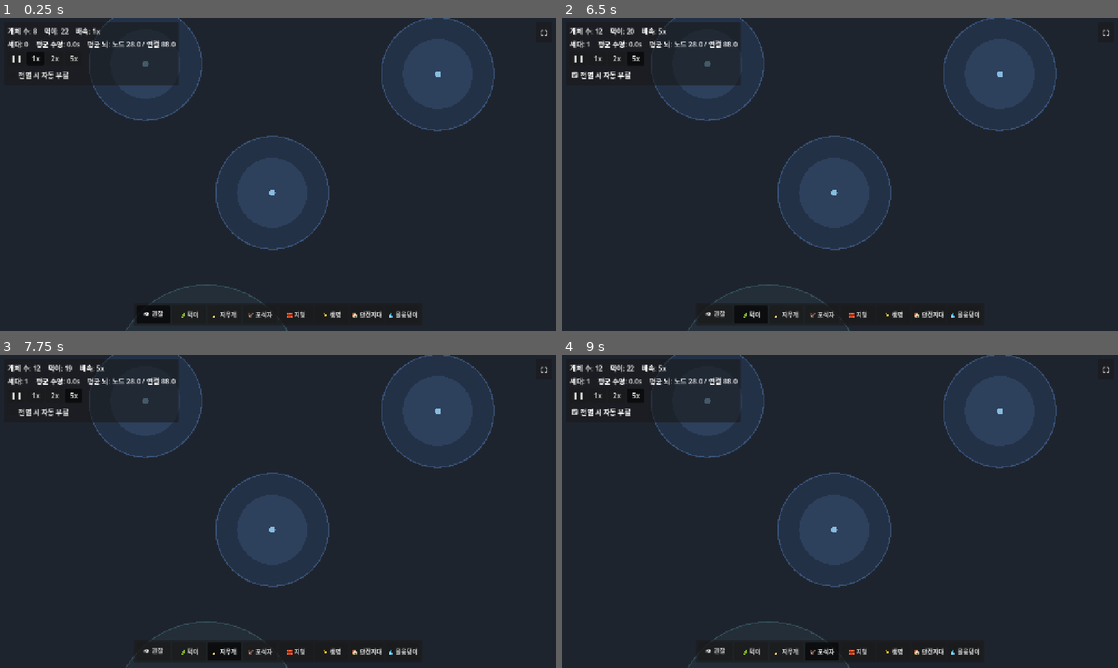
Above: before the commit, frames 1-4 (two rows, left to right).
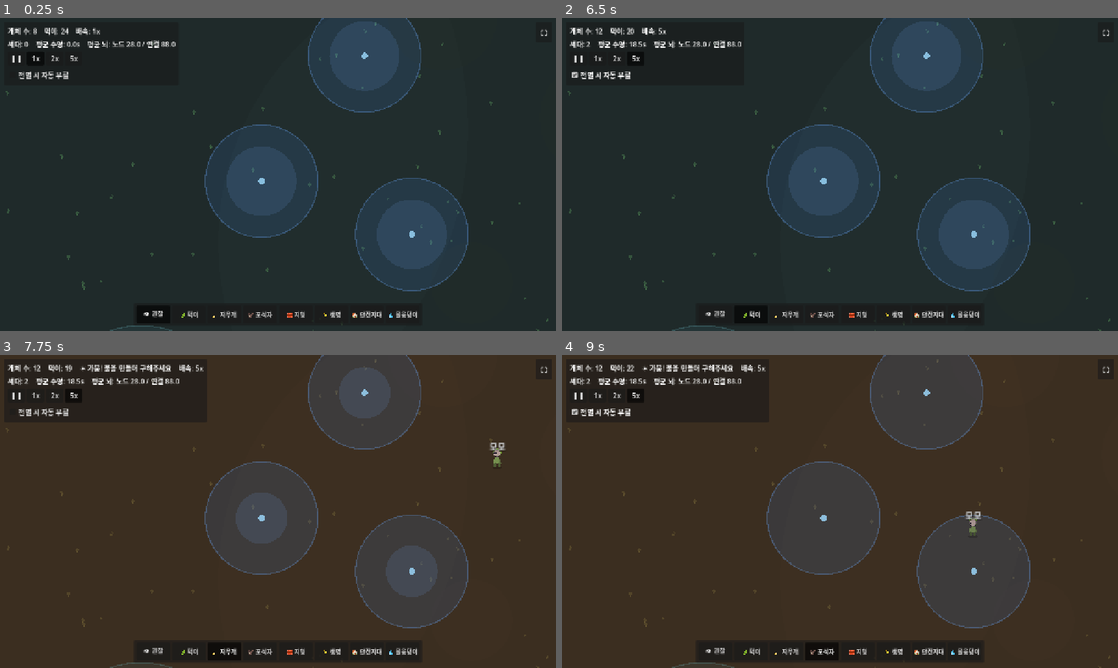
Above: after the commit, the same moments.

Repository: MoriochoRadio/mindlings
Game: Godot game, scene res://scenes/Main.tscn
The game is run twice, just before and just after one commit, with the same random seed, the same clock (stepped at 60 frames per second) and the same inputs.
Inputs:
- Up to frame 1 (0.25 s): no input
- Up to frame 2 (6.5 s): click "❚❚" at 0.5 s; click "1x" at 1.25 s; click "2x" at 2 s; click "5x" at 2.75 s; click "전멸 시 자동 부활" at 3.5 s; click "⛶" at 4.25 s; click "👁 관찰" at 5 s; click "🍃 먹이" at 5.75 s
- Up to frame 3 (7.75 s): click "전멸 시 자동 부활" at 6.5 s; click "🧹 지우개" at 7.25 s
- Up to frame 4 (9 s): click "전멸 시 자동 부활" at 8 s; click "🦅 포식자" at 8.75 s

The runs differ from the first frame. In frame 1, 13% of the frame differs, in the area x 1-99%, y 0-100%; in frame 2, 14%; in frame 3, 89%; in frame 4, 90%, in the area x 0-100%, y 0-100%.

Commit message:
feat(PC게임화 1차): 작은사람 캐릭터·초원 배경·열매·가뭄 위기 + 개발 하네스
"조잡한 플래시게임"에서 벗어나기 위한 비주얼·콘텐츠 대개편.

비주얼:
- 캐릭터: 색 원 2개 → 진짜 '작은 사람'(머리·눈·표정·옷·팔·다리·그림자 + 걷기 애니).
  몸이 이동방향으로 눕던 것 제거(rotation 미적용), 방향은 좌우 뒤집기(_face)로만.
  감정(배고픔·두려움·만족)이 눈·입·자세로, 유전 hue가 옷·머리카락 색으로 드러남.
- 배경: 단색 → 초원(짙은 청록 + 빛 웅덩이 + 흙 패치 + 풀 다발 150). 가뭄엔 시든 갈색.
- 먹이: 마름모 → 잎 달린 빨간 열매(하이라이트, 약간의 색 다양성).

콘텐츠:
- 가뭄 위기 루프: 주기적으로 물웅덩이가 마르고, 플레이어가 물을 만들어 소수를 구해야 함
  (개입에 처음으로 의미가 생김 — 방향 1+2 '위기 속 돌봄'의 첫 프로토타입). 배경·HUD·토스트로 위기 가시화.

개발 하네스(env, 프로덕션 무영향):
- MINDLINGS_SHOT: 지정 프레임 뒤 뷰포트를 PNG 저장(시각 반복을 눈으로 확인).
- MINDLINGS_CAM_ZOOM / CAM_FOCUS: 스크린샷 카메라 줌·개체 포커스.

Co-Authored-By: Claude Opus 4.8 <noreply@anthropic.com>

Diff:
--- a/scripts/Creature.gd
+++ b/scripts/Creature.gd
@@ -180,6 +180,8 @@
 var _nudge_timer: float = 0.0          # >0이면 탈출 넛지 중
 var _nudge_dir: Vector2 = Vector2.ZERO # 탈출 방향(열린 쪽)
 var _color_step: int = -1              # 에너지→색 양자화 단계(바뀔 때만 다시 그림 — 성능)
+var _walk_phase: float = 0.0           # 걷기 애니메이션 위상(이동 중 증가 — 다리·팔·몸 흔들림)
+var _face: float = 1.0                 # 바라보는 방향(+1 오른쪽 / -1 왼쪽) — 몸은 안 눕고 좌우만 뒤집는다
 var _name_tag: NameTag = null          # 머리 위 이름표(소수를 개인으로)
 # 생애 내 학습(AI 정교화 2단계)
 var _prev_pred_near: float = 0.0       # 위협도 변화(탈출=보상, 접근=벌) 계산용
@@ -237,7 +239,8 @@
 	energy = minf(start_energy, max_energy)
 	water = minf(start_water, max_water)
 	_heading = randf() * TAU
-	rotation = _heading
+	_face = -1.0 if cos(_heading) < 0.0 else 1.0
+	# 몸은 회전시키지 않는다(작은 사람은 눕지 않는다) — 방향은 _face(좌우 뒤집기)로만 표현.
 	_stuck_ref = position
 	_update_color()  # 첫 그리기
 
@@ -251,18 +254,80 @@
 func _make_name() -> String:
 	return _NAME_SYL[randi() % _NAME_SYL.size()] + _NAME_SYL[randi() % _NAME_SYL.size()]
 
-## '작은 사람'(그레이박스): 몸통 + 머리. +x가 바라보는 방향(rotation=heading). 색은 유전 hue × 에너지.
+## '작은 사람': 머리·몸통·팔·다리·눈·표정 + 그림자 + 걷기 애니메이션. 몸은 눕지 않고(수직 고정),
+## 바라보는 방향은 좌우 뒤집기(_face)로만 표현. 옷=유전 hue×에너지, 머리=피부(배고프면 창백),
+## 머리카락=계보색. 감정(배고픔·두려움·만족)이 눈·입·자세로 드러난다(LEGIBILITY 기법6).
 func _draw() -> void:
-	var col: Color = body_color()
-	var outline := Color(0.0, 0.0, 0.0, 0.28)
-	draw_circle(Vector2(-1.0, 0.0), 6.0, col)                 # 몸통
-	draw_arc(Vector2(-1.0, 0.0), 6.0, 0.0, TAU, 18, outline, 1.0)
-	draw_circle(Vector2(5.2, 0.0), 3.6, col.lightened(0.18))  # 머리(앞쪽)
-	draw_arc(Vector2(5.2, 0.0), 3.6, 0.0, TAU, 14, outline, 1.0)
+	var e: float = clampf(energy / max_energy, 0.0, 1.0)
+	var threat: float = 0.0
+	if _last_sense.size() > BrainBuilder.IN_PRED_NEAR:
+		threat = _last_sense[BrainBuilder.IN_PRED_NEAR]
+	var moving: bool = _drive.length() > 0.15
+	var swing: float = sin(_walk_phase) if moving else 0.0        # 다리·팔 앞뒤 흔들
+	var bob: float = -absf(sin(_walk_phase * 2.0)) * 0.9 if moving else 0.0  # 걸을 때 몸 상하
+	var crouch: float = threat * 2.4                              # 위협 시 움츠림(아래로 웅크림)
+	var base_y: float = bob + crouch
+
+	var cloth: Color = body_color()                              # 옷(에너지로 채도·명도 변조)
+	var skin: Color = Color(0.98, 0.85, 0.72).lerp(Color(0.62, 0.55, 0.55), 1.0 - e)  # 배고프면 창백
+	var hair: Color = trait_color().darkened(0.35)              # 계보색 머리카락
+	var outline := Color(0.06, 0.05, 0.10, 0.5)
+
+	# 그림자(발밑, 눌린 타원). flip 전에 — 대칭이라 방향 무관.
+	draw_set_transform(Vector2(0.0, 9.5), 0.0, Vector2(1.0, 0.4))
+	draw_circle(Vector2.ZERO, 5.8, Color(0.0, 0.0, 0.0, 0.20))
+	# 바라보는 방향으로 좌우 뒤집기 — 이후 모든 파츠에 적용.
+	draw_set_transform(Vector2.ZERO, 0.0, Vector2(_face, 1.0))
+
+	var lsw: float = swing * 2.4
+	# 다리(두 개, 걷기 반대 위상)
+	draw_line(Vector2(-2.2, base_y + 3.5), Vector2(-2.2 + lsw, base_y + 9.0), cloth.darkened(0.35), 2.4)
+	draw_line(Vector2(2.2, base_y + 3.5), Vector2(2.2 - lsw, base_y + 9.0), cloth.darkened(0.35), 2.4)
+	# 뒤쪽 팔(몸 뒤, 살짝 어둡게)
+	draw_line(Vector2(-3.8, base_y - 0.5), Vector2(-4.6 - lsw * 0.7, base_y + 4.5), cloth.darkened(0.2), 2.0)
+	# 몸통(둥근 캡슐 = 옷)
+	_draw_capsule(Vector2(0.0, base_y + 0.5), 6.6, 8.5, cloth)
+	# 앞쪽 팔(살색 손 느낌)
+	draw_line(Vector2(3.6, base_y - 0.5), Vector2(4.4 + lsw * 0.7, base_y + 4.5), cloth, 2.0)
+	# 머리 + 머리카락
+	var head: Vector2 = Vector2(0.0, base_y - 8.5)
+	draw_circle(head + Vector2(0.0, -0.8), 5.2, hair)           # 머리카락(뒤통수)
+	draw_circle(head, 4.5, skin)                                # 얼굴
+	draw_arc(head, 4.5, 0.0, TAU, 18, outline, 1.0)
+	# 눈·표정(감정) — 앞쪽(+x)을 향해. flip으로 방향 자동 반영.
+	var eye_dark := Color(0.10, 0.08, 0.14)
+	if e < 0.28:
+		# 배고픔: 처진 눈(짧은 사선)
+		draw_line(head + Vector2(0.8, 0.4), head + Vector2(2.2, -0.2), eye_dark, 1.1)
+		draw_line(head + Vector2(2.6, 0.4), head + Vector2(3.8, -0.2), eye_dark, 1.1)
+	else:
+		var er: float = 0.95 + threat * 0.9                      # 두려우면 눈 커짐
+		draw_circle(head + Vector2(1.5, -0.3), er, eye_dark)
+		draw_circle(head + Vector2(3.3, -0.3), er, eye_dark)
+		if threat < 0.4:                                         # 눈 반짝(생기)
+			draw_circle(head + Vector2(1.8, -0.6), er * 0.35, Color(1, 1, 1, 0.85))
+			draw_circle(head + Vector2(3.6, -0.6), er * 0.35, Color(1, 1, 1, 0.85))
+	# 입
+	if threat > 0.45:
+		draw_circle(head + Vector2(2.4, 2.4), 1.2, Color(0.25, 0.12, 0.15))  # 놀라 벌린 입
+	elif e > 0.82:
+		draw_arc(head + Vector2(2.3, 1.8), 1.4, 0.15, PI - 0.15, 8, Color(0.35, 0.18, 0.2), 1.1)  # 미소
+	draw_set_transform(Vector2.ZERO, 0.0, Vector2.ONE)          # 변환 리셋(이후 그리기 정상화)
+
 	# 위험 경보 발신 고리(가독성 — 퍼지는 신호). 방출 직후 잠깐 커지며 옅어진다.
 	if _alarm_flash > 0.0:
 		var t: float = _alarm_flash / maxf(0.01, alarm_cue_duration)  # 1→0
-		draw_arc(Vector2.ZERO, lerpf(7.0, 20.0, 1.0 - t), 0.0, TAU, 20, Color(1.0, 0.55, 0.3, t), 2.0)
+		draw_arc(Vector2.ZERO, lerpf(9.0, 24.0, 1.0 - t), 0.0, TAU, 20, Color(1.0, 0.55, 0.3, t), 2.0)
+
+## 세로 캡슐(둥근 알약) — 몸통용. 위·아래 반원 + 가운데 사각.
+func _draw_capsule(c: Vector2, w: float, h: float, col: Color) -> void:
+	var hw: float = w * 0.5
+	var r: float = hw
+	var top: float = c.y - h * 0.5 + r
+	var bot: float = c.y + h * 0.5 - r
+	draw_circle(Vector2(c.x, top), r, col)
+	draw_circle(Vector2(c.x, bot), r, col)
+	draw_rect(Rect2(c.x - hw, top, w, bot - top), col)
 
 ## 렌더 색: 유전 hue(계보) + 에너지로 채도/명도 변조(배고프면 칙칙·어둡게 — 가독성 기법6).
 func body_color() -> Color:
@@ -411,14 +476,22 @@
 		_drive = _world.slide_at_bounds(position, _drive)
 	if _drive.length() > 0.01:
 		_heading = _drive.angle()
-		rotation = _heading
+		if absf(_drive.x) > 0.05:  # 좌우로 움직일 때만 바라보는 방향 갱신(위아래 이동엔 유지)
+			_face = -1.0 if _drive.x < 0.0 else 1.0
 
 	var desired: Vector2 = position + _drive * speed * delta
 	if _world != null:
 		desired = _world.resolve_move(position, desired)  # 벽을 통과 못 하고 따라 미끄러진다
 	position = desired.clamp(_bounds.position, _bounds.end)
 	_update_stuck(delta)  # 한 칸 오목한 곳 등에 끼면 열린 쪽으로 넛지
-	_update_color()
+	# 걷기 애니메이션: 이동 중이면 위상을 돌리고 매 프레임 다시 그린다(소수라 가벼움).
+	# 멈춰 있으면 상태(에너지 색)가 바뀔 때만 그린다(성능).
+	if _drive.length() > 0.15:
+		_walk_phase += delta * 11.0
+		_color_step = -999  # 다음 정지 시 색 강제 갱신
+		queue_redraw()
+	else:
+		_update_color()
 	if _name_tag != null:
 		_name_tag.global_position = global_position  # 이름표를 머리 위에 따라붙임
 
--- a/scripts/Food.gd
+++ b/scripts/Food.gd
@@ -8,6 +8,27 @@
 @export var energy_value: float = 35.0
 
 var _consumed: bool = false
+var _hue: float = 0.0  # 열매 색 약간의 다양성(붉은~자주 베리)
+
+func _ready() -> void:
+	# 씬의 옛 마름모(Polygon2D)를 숨기고, 코드로 둥근 열매를 그린다(비주얼 개선).
+	var body := get_node_or_null("Body")
+	if body != null:
+		(body as CanvasItem).visible = false
+	_hue = randf_range(0.94, 1.06)  # 0.94~1.0 붉은, >1 살짝 자주(fposmod로 순환)
+	queue_redraw()
+
+## 잎 달린 작은 열매 — 식물 군락에서 난 먹이. 붉은 베리 + 하이라이트 + 초록 잎.
+func _draw() -> void:
+	var berry: Color = Color.from_hsv(fposmod(_hue - 0.02, 1.0) * 0.02, 0.72, 0.9)
+	# 위 표현은 hue를 0 근처(빨강)로 눌러, _hue 변이만큼 살짝만 색이 갈린다.
+	berry = Color(0.86, 0.28, 0.34).lerp(Color(0.72, 0.24, 0.5), clampf(_hue - 0.94, 0.0, 1.0) * 4.0)
+	draw_circle(Vector2(0.0, 1.0), 4.6, berry.darkened(0.35))      # 그림자/밑동
+	draw_circle(Vector2(0.0, 0.0), 4.6, berry)                     # 열매 본체
+	draw_circle(Vector2(-1.4, -1.4), 1.5, berry.lightened(0.5))    # 하이라이트
+	# 초록 잎(꼭지)
+	draw_line(Vector2(0.0, -4.0), Vector2(0.0, -6.0), Color(0.3, 0.55, 0.32), 1.4)
+	draw_circle(Vector2(1.6, -5.4), 1.6, Color(0.36, 0.62, 0.36))
 
 ## 개체가 먹을 때 호출. 한 먹이는 한 번만 소비된다(동시 접촉 중복 방지).
 func consume() -> float:
--- a/scripts/HUD.gd
+++ b/scripts/HUD.gd
@@ -39,8 +39,9 @@
 		var heard: int = _world.get_alarm_reacting_count()
 		var heard_text: String = "    🗣️ 경보반응: %d" % heard if heard > 0 else ""
 		pred_text = "    포식자: %d    🏠 은신: %d (%d%%)%s" % [pred, sheltered, pct, heard_text]
-	_info_label.text = "개체 수: %d    먹이: %d%s    배속: %s" % [
-		pop, _world.get_food_count(), pred_text, _speed_text()]
+	var crisis: String = "    ☀️ 가뭄! 물을 만들어 구해주세요" if _world.is_drought() else ""
+	_info_label.text = "개체 수: %d    먹이: %d%s%s    배속: %s" % [
+		pop, _world.get_food_count(), pred_text, crisis, _speed_text()]
 	# 평균 뇌는 O(N×연결)이라 매 프레임 돌리지 않고 ~0.4초마다 갱신(성능).
 	_stats_accum += delta
 	if _stats_accum >= 0.4:
--- a/scripts/Main.gd
+++ b/scripts/Main.gd
@@ -5,3 +5,20 @@
 
 func _ready() -> void:
 	print("Mindlings — M3: 번식·진화 루프 가동. 개체를 클릭하면 그 아이의 생각과 뇌가 보인다.")
+	# 스크린샷 하네스(개발용): MINDLINGS_SHOT=경로 로 실행하면 지정 프레임 뒤 뷰포트를 PNG로
+	# 저장하고 종료한다. 시각 반복(캐릭터·배경 디자인)을 눈으로 확인하기 위한 도구. 평소엔 무영향.
+	var shot: String = OS.get_environment("MINDLINGS_SHOT")
+	if shot != "":
+		var frames: int = 120
+		var fenv: String = OS.get_environment("MINDLINGS_SHOT_FRAMES")
+		if fenv != "":
+			frames = int(fenv)
+		_capture_screenshot(shot, frames)
+
+func _capture_screenshot(path: String, frames: int) -> void:
+	for _i in frames:
+		await get_tree().process_frame
+	var img: Image = get_viewport().get_texture().get_image()
+	img.save_png(path)
+	print("[SHOT] saved %s" % path)
+	get_tree().quit()
--- a/scripts/World.gd
+++ b/scripts/World.gd
@@ -170,6 +170,18 @@
 ## 반드시 개체 sense_radius(기본 220) 이상이어야 3x3 조회로 충분하다.
 @export var grid_cell_size: float = 240.0
 
+@export_group("위기 이벤트 — 가뭄(재미 프로토타입)")
+## 재미 프로토타입(방향 1+2): '위기→개입→안도' 루프의 첫 검증. 주기적으로 가뭄이 와서 물웅덩이가
+## 마르고, 플레이어가 💧 물 도구로 새 물을 만들어 소수 캐릭터를 구해야 한다(개입에 처음으로 의미가 생김).
+## 재미 없으면 이 그룹만 들어내면 된다(격리 설계).
+@export var drought_enabled: bool = true
+## 평시(가뭄 사이) 지속 시간(초).
+@export var drought_calm_duration: float = 25.0
+## 가뭄 지속 시간(초). 이 동안 물웅덩이가 재생을 멈추고 증발한다.
+@export var drought_duration: float = 20.0
+## 가뭄 중 물웅덩이가 초당 잃는 수분(증발). regen_rate보다 커야 실제로 마른다.
+@export var drought_evaporation: float = 30.0
+
 @export_group("행동/AI")
 ## 매 틱 하드코딩 생존 보정(갈증 반사 드라이브 · 생활권 복귀 · 욕구 재확립 · 만족 사교)을 켜고 끈다.
 ## 2026-07-02 방향 C(docs/AI_DIAGNOSIS.md): 계측 결과 이 안전망은 불필요하며 오히려 채집·수명을
@@ -185,6 +197,10 @@
 @onready var _predators: Node2D = $Predators
 
 var _bounds: Rect2 = Rect2()
+
+# 배경 장식(정적) — 풀 다발·흙 패치 위치. _ready에서 한 번 생성해 _draw에서 재사용(깜빡임 방지).
+var _grass: Array[Vector2] = []
+var _patches: Array = []  # [{pos, radius}]
 
 # 위험 경보(소통 1단계). 개체가 위협을 직접 보면 자기 위치에 경보를 방출 → 시간 감쇠 → 주변이 듣는다.
 # 경보 수는 max_alarms로 캡되어(보통 수십 개) 직접 순회로 충분히 가볍다(별도 그리드 불필요).
@@ -233,6 +249,10 @@
 # 전멸 처리(M4-4). 실패 상태가 아니라 차분한 안내 + (선택)자동 부활.
 var _extinct: bool = false
 var _revive_accum: float = 0.0
+
+# 가뭄 위기(재미 프로토타입). 평시↔가뭄을 오가며 물을 마르게 해 '구조' 개입을 유발한다.
+var _drought_active: bool = false
+var _drought_timer: float = 0.0
 
 # 진단 하네스(환경변수 MINDLINGS_DIAG=1일 때만 활성 — 프로덕션 무영향).
 # 세 축(instinct_strength/survival_scaffolding/learning_enabled)을 env로 override하고,
@@ -261,6 +281,7 @@
 	add_to_group("world")
 	_bounds = Rect2(Vector2.ZERO, world_size)
 	_apply_diag_env()  # 스폰 전에 실험 파라미터를 override(진단 모드에서만)
+	_generate_decor()  # 배경 장식(풀·흙 패치) 위치를 한 번 생성
 	_spawn_initial()
 	if _diag and _diag_predators > 0:  # 진단: 포식 압력 조건(안전망 유무 × 포식자)
 		for i in _diag_predators:
@@ -327,17 +348,46 @@
 		print("[DIAG] DONE")
 		get_tree().quit()
 
-## 배경 → 벽 → 경계선 순으로 그린다(벽은 개체보다 아래에 깔린다). 로컬 좌표.
-## 벽은 바뀔 때만 다시 그린다(paint/erase 시 queue_redraw) — 매 프레임 비용 없음.
+## 배경 초원 → 흙 패치 → 풀 → 벽 → 경계선 순(모두 개체보다 아래). 정적이라 드물게만 다시 그린다
+## (가뭄 전환·벽 편집 시 queue_redraw). 매 프레임 비용 없음.
 func _draw() -> void:
-	draw_rect(_bounds, Color(0.12, 0.14, 0.18), true)
-	var wall_col := Color(0.34, 0.31, 0.38)       # 차분한 돌빛(은은하게)
+	var dry: bool = _drought_active
+	# 베이스: 평시엔 짙은 초원 청록, 가뭄엔 메마른 황갈빛(위기가 한눈에).
+	var bg: Color = Color(0.22, 0.17, 0.12) if dry else Color(0.11, 0.15, 0.15)
+	draw_rect(_bounds, bg, true)
+	# 부드러운 빛 웅덩이(개활지 느낌 — 밋밋한 단색 탈피). 큰 반투명 밝은 원 두 곳.
+	var glow: Color = Color(0.28, 0.22, 0.15, 0.18) if dry else Color(0.16, 0.22, 0.22, 0.22)
+	draw_circle(_bounds.position + _bounds.size * Vector2(0.35, 0.42), _bounds.size.x * 0.34, glow)
+	draw_circle(_bounds.position + _bounds.size * Vector2(0.72, 0.62), _bounds.size.x * 0.28, glow)
+	# 흙 패치(옅은 얼룩 — 지면 질감).
+	var patch_col: Color = Color(0.26, 0.20, 0.14, 0.28) if dry else Color(0.14, 0.18, 0.15, 0.35)
+	for p in _patches:
+		draw_circle(p.pos, p.radius, patch_col)
+	# 풀 다발(작은 세 잎). 가뭄엔 시든 갈색으로.
+	var grass_col: Color = Color(0.42, 0.36, 0.20, 0.5) if dry else Color(0.28, 0.46, 0.30, 0.55)
+	for g in _grass:
+		if not _cell_blocked(g):
+			draw_line(g, g + Vector2(-1.6, -4.5), grass_col, 1.0)
+			draw_line(g, g + Vector2(0.2, -5.5), grass_col, 1.0)
+			draw_line(g, g + Vector2(1.8, -4.2), grass_col, 1.0)
+	# 벽(돌빛)
+	var wall_col := Color(0.34, 0.31, 0.38)
 	var edge_col := Color(0.42, 0.39, 0.47, 0.6)
 	for cell in _walls:
 		var r := Rect2(cell.x * wall_cell, cell.y * wall_cell, wall_cell, wall_cell)
 		draw_rect(r, wall_col, true)
 		draw_rect(r, edge_col, false, 1.0)
+	# 월드 경계선
 	draw_rect(_bounds, Color(0.30, 0.35, 0.42), false, 2.0)
+
+## 배경 장식 위치를 한 번 생성(정적). 풀 다발과 흙 패치를 월드에 흩뿌린다.
+func _generate_decor() -> void:
+	_grass.clear()
+	_patches.clear()
+	for i in 150:
+		_grass.append(_random_point())
+	for i in 10:
+		_patches.append({"pos": _random_point(), "radius": randf_range(40.0, 90.0)})
 
 func _spawn_initial() -> void:
 	# 먼저 식물 군락을 심는다(각 군락은 _ready에서 주변에 먹이를 즉시 채운다).
@@ -472,6 +522,8 @@
 func _process(delta: float) -> void:
 	if _diag:
 		_diag_tick(delta)
+	else:
+		_update_drought(delta)
 	_accumulate_predator_stats(delta)
 	_check_extinction(delta)
 	_herd_repel_cooldown = maxf(0.0, _herd_repel_cooldown - delta)
@@ -483,6 +535,37 @@
 	_check_accum = 0.0
 	_check_structure_milestone()
 	_check_lifespan_milestone()
+
+## 가뭄 위기 사이클: 평시↔가뭄을 타이머로 오간다. 전환 순간을 토스트로 알리고 배경을 다시 그린다.
+## 가뭄 중엔 WaterPool이 재생을 멈추고 증발한다(WaterPool._process가 is_drought()를 조회).
+func _update_drought(delta: float) -> void:
+	if not drought_enabled:
+		if _drought_active:  # 런타임에 꺼지면 즉시 평시로
+			_drought_active = false
+			queue_redraw()
+		return
+	_drought_timer += delta
+	if not _drought_active:
+		if _drought_timer >= drought_calm_duration:
+			_drought_active = true
+			_drought_timer = 0.0
+			queue_redraw()
+			_toast("☀️ 가뭄이 시작됐어요! 물이 말라가요 — 💧 물웅덩이를 만들어 아이들을 구해주세요.")
+	else:
+		if _drought_timer >= drought_duration:
+			_drought_active = false
+			_drought_timer = 0.0
+			queue_redraw()
+			if get_population() > 0:
+				_toast("🌧️ 가뭄이 지나갔어요. 다들 무사히 버텨냈네요.")
+
+## WaterPool·연출이 조회: 지금 가뭄인가.
+func is_drought() -> bool:
+	return _drought_active
+
+## 가뭄 중 물웅덩이가 초당 잃는 증발량(WaterPool이 조회).
+func drought_evaporation_rate() -> float:
+	return drought_evaporation
 
 ## 전멸(개체 0): 게임 오버가 아니라 따뜻한 안내. 자동 부활이 켜져 있으면 잠시 뒤 창시자가 깬다.
 func _check_extinction(delta: float) -> void:
--- a/scripts/WorldCamera.gd
+++ b/scripts/WorldCamera.gd
@@ -31,9 +31,18 @@
 func _ready() -> void:
 	make_current()
 	_world = get_tree().get_first_node_in_group("world")
-	zoom = Vector2(default_zoom, default_zoom)
+	var z: float = default_zoom
+	var zenv: String = OS.get_environment("MINDLINGS_CAM_ZOOM")  # 스크린샷 하네스용 줌 override
+	if zenv != "":
+		z = float(zenv)
+	zoom = Vector2(z, z)
 	if _world != null:
 		position = _world.position + _world.world_size * 0.5
+		# 스크린샷 하네스: 첫 개체에 카메라를 맞춘다(캐릭터·먹이 밀집 지역 확인용).
+		if OS.get_environment("MINDLINGS_CAM_FOCUS") == "1":
+			var cs: Array = _world.get_creature_nodes()
+			if cs.size() > 0:
+				position = _world.position + (cs[0] as Node2D).position
 	get_viewport().size_changed.connect(_clamp_to_world)
 	_clamp_to_world.call_deferred()
 
--- a/scripts/water_pool.gd
+++ b/scripts/water_pool.gd
@@ -23,7 +23,12 @@
 	_update_level_redraw()
 
 func _process(delta: float) -> void:
-	if amount < capacity:
+	# 가뭄이면 재생을 멈추고 증발해 말라간다(위기). 평시엔 서서히 재생.
+	if _world != null and _world.is_drought():
+		if amount > 0.0:
+			amount = maxf(0.0, amount - _world.drought_evaporation_rate() * delta)
+			_update_level_redraw()
+	elif amount < capacity:
 		amount = minf(capacity, amount + regen_rate * delta)
 		_update_level_redraw()
 
